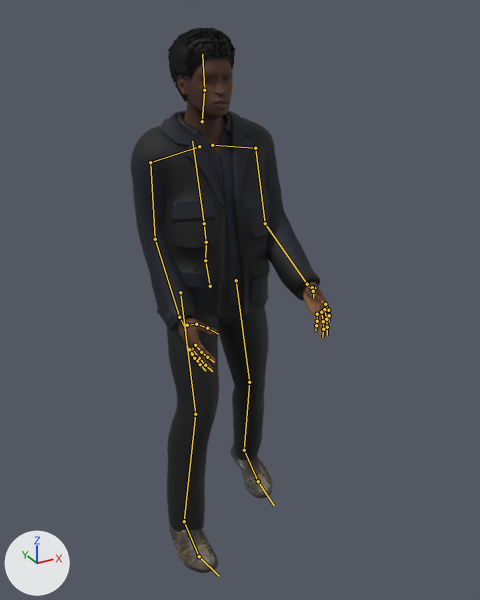
What one commit did to the glTF model public/models/npcs/newtown-producer.glb.
The view is the same before and after, from a 50 mm lens placed at (-0.948, -1.945, 1.873), pointed at (0.085, -0.067, 0.934). Arrows for +X, +Y and +Z are at lower left; the lights stay in place. The first picture is the older version. Both versions are drawn at frame 11 of the action 'walk'; the numbers are the values there. The bones that change, and the others that lie on the model, are drawn over the model as lines.

In view in the first picture: 'EyesMesh', 'HairShoesMesh', 'OutfitMesh', 'SkinMesh'.
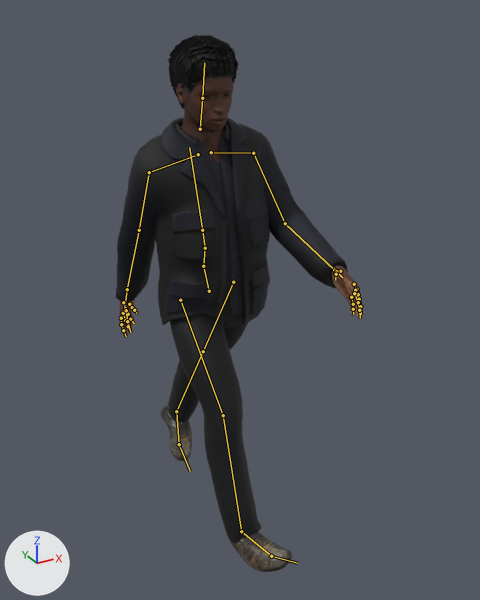
Where the change shows, as pixel boxes [x1, y1, x2, y2] in the pictures (480 x 600 px):
```json
{"object": "OutfitMesh", "change": "posed", "before": [130, 111, 320, 532], "after": [116, 118, 348, 543], "on screen": "22% wider"}
{"object": "HairShoesMesh", "change": "posed", "before": [168, 28, 272, 573], "after": [160, 35, 292, 572], "on screen": "27% wider"}
{"object": "SkinMesh", "change": "posed", "before": [176, 59, 331, 372], "after": [120, 76, 363, 338]}
{"bone": "Hips", "before": "(210, 286) to (205, 260)", "after": "(209, 291) to (203, 266)"}
{"bone": "Spine", "before": "(205, 260) to (206, 242)", "after": "(203, 266) to (205, 248)"}
{"bone": "Chest", "before": "(206, 242) to (204, 223)", "after": "(205, 248) to (202, 230)"}
{"bone": "UpperArm_L", "before": "(255, 148) to (265, 223)", "after": "(253, 153) to (285, 223)"}
{"bone": "LowerArm_L", "before": "(265, 223) to (307, 284)", "after": "(285, 223) to (334, 270)"}
{"bone": "UpperArm_R", "before": "(150, 162) to (155, 239)", "after": "(149, 172) to (139, 230)"}
{"bone": "LowerArm_R", "before": "(155, 239) to (179, 317)", "after": "(139, 230) to (127, 289)"}
{"bone": "Head", "before": "(204, 90) to (202, 54)", "after": "(202, 98) to (204, 63)"}
{"bone": "UpperLeg_L", "before": "(236, 280) to (249, 382)", "after": "(233, 282) to (203, 351)"}
{"bone": "LowerLeg_L", "before": "(249, 382) to (244, 450)", "after": "(203, 351) to (176, 411)"}
{"bone": "Foot_L", "before": "(244, 450) to (258, 481)", "after": "(176, 411) to (179, 444)"}
{"bone": "UpperLeg_R", "before": "(180, 292) to (195, 414)", "after": "(180, 300) to (223, 415)"}
{"bone": "LowerLeg_R", "before": "(195, 414) to (184, 521)", "after": "(223, 415) to (241, 531)"}
{"bone": "Foot_R", "before": "(184, 521) to (199, 556)", "after": "(241, 531) to (271, 556)"}
```

Scene script edits in JSON lines:
```json
{"block": "bone_hips", "where": "bone_hips = bpy.data.objects['Npc_newtown-producer'].pose.bones['Hips']  # child of 'Root'"}
{"op": "set", "path": "bone_hips.location", "old": "(0.0, 0.0, 0.0)", "new": "(-0.005, -0.016, -0.006)"}
{"op": "set", "path": "bone_hips.rotation_quaternion", "old": "(1.0, 0.0, -0.005, 0.004)", "new": "(0.997, 0.053, 0.015, 0.053)", "note": "degrees (0, -1, 0) -> degrees (6, 1, 6)"}
{"block": "bone_spine", "where": "bone_spine = bpy.data.objects['Npc_newtown-producer'].pose.bones['Spine']  # child of 'Hips'"}
{"op": "set", "path": "bone_spine.rotation_quaternion", "old": "(1.0, -0.009, 0.0, -0.008)", "new": "(0.998, -0.026, -0.017, -0.05)", "note": "degrees (-1, 0, -1) -> degrees (-3, -2, -6)"}
{"block": "bone_chest", "where": "bone_chest = bpy.data.objects['Npc_newtown-producer'].pose.bones['Chest']  # child of 'Spine'"}
{"op": "set", "path": "bone_chest.rotation_quaternion", "old": "(1.0, -0.013, 0.0, 0.016)", "new": "(0.999, -0.026, -0.007, 0.035)", "note": "degrees (-1, 0, 2) -> degrees (-3, -1, 4)"}
{"block": "bone_upperarm_l", "where": "bone_upperarm_l = bpy.data.objects['Npc_newtown-producer'].pose.bones['UpperArm_L']  # child of 'clavicle_l'"}
{"op": "set", "path": "bone_upperarm_l.rotation_quaternion", "old": "(0.933, 0.068, -0.025, -0.351)", "new": "(0.95, 0.198, 0.011, -0.24)", "note": "degrees (8, 0, -41) -> degrees (22, 7, -27)"}
{"block": "bone_lowerarm_l", "where": "bone_lowerarm_l = bpy.data.objects['Npc_newtown-producer'].pose.bones['LowerArm_L']  # child of 'UpperArm_L'"}
{"op": "set", "path": "bone_lowerarm_l.rotation_quaternion", "old": "(1.0, 0.0, 0.0, 0.0)", "new": "(0.999, 0.03, -0.016, -0.007)", "note": "degrees (0, 0, 0) -> degrees (4, -2, -1)"}
{"block": "bone_upperarm_r", "where": "bone_upperarm_r = bpy.data.objects['Npc_newtown-producer'].pose.bones['UpperArm_R']  # child of 'clavicle_r'"}
{"op": "set", "path": "bone_upperarm_r.rotation_quaternion", "old": "(0.933, -0.068, -0.025, 0.351)", "new": "(0.872, -0.367, 0.266, 0.185)", "note": "degrees (-8, 0, 41) -> degrees (-43, 37, 9)"}
{"block": "bone_lowerarm_r", "where": "bone_lowerarm_r = bpy.data.objects['Npc_newtown-producer'].pose.bones['LowerArm_R']  # child of 'UpperArm_R'"}
{"op": "set", "path": "bone_lowerarm_r.rotation_quaternion", "old": "(1.0, 0.0, 0.0, 0.0)", "new": "(0.944, -0.326, 0.028, 0.036)", "note": "degrees (0, 0, 0) -> degrees (-38, 4, 3)"}
{"block": "bone_head", "where": "bone_head = bpy.data.objects['Npc_newtown-producer'].pose.bones['Head']  # child of 'neck_01'"}
{"op": "set", "path": "bone_head.rotation_quaternion", "old": "(1.0, 0.003, 0.0, -0.005)", "new": "(0.995, 0.098, -0.015, -0.023)", "note": "degrees (0, 0, -1) -> degrees (11, -2, -3)"}
{"block": "bone_upperleg_l", "where": "bone_upperleg_l = bpy.data.objects['Npc_newtown-producer'].pose.bones['UpperLeg_L']  # child of 'Hips'"}
{"op": "set", "path": "bone_upperleg_l.rotation_quaternion", "old": "(-1.0, -0.009, 0.0, -0.002)", "new": "(-0.96, -0.265, 0.088, 0.034)", "note": "degrees (1, 0, 0) -> degrees (31, -9, -6)"}
{"block": "bone_lowerleg_l", "where": "bone_lowerleg_l = bpy.data.objects['Npc_newtown-producer'].pose.bones['LowerLeg_L']  # child of 'UpperLeg_L'"}
{"op": "set", "path": "bone_lowerleg_l.rotation_quaternion", "old": "(0.991, 0.134, 0.016, 0.004)", "new": "(0.998, -0.066, 0.0, 0.012)", "note": "degrees (15, 2, 1) -> degrees (-8, 0, 1)"}
{"block": "bone_foot_l", "where": "bone_foot_l = bpy.data.objects['Npc_newtown-producer'].pose.bones['Foot_L']  # child of 'LowerLeg_L'"}
{"op": "set", "path": "bone_foot_l.rotation_quaternion", "old": "(0.999, -0.038, -0.003, -0.003)", "new": "(0.979, 0.033, -0.03, 0.198)", "note": "degrees (-4, 0, 0) -> degrees (3, -4, 23)"}
{"block": "bone_upperleg_r", "where": "bone_upperleg_r = bpy.data.objects['Npc_newtown-producer'].pose.bones['UpperLeg_R']  # child of 'Hips'"}
{"op": "set", "path": "bone_upperleg_r.rotation_quaternion", "old": "(0.983, -0.165, 0.017, -0.078)", "new": "(0.934, -0.265, 0.124, -0.203)", "note": "degrees (-19, 0, -9) -> degrees (-33, 7, -27)"}
{"block": "bone_lowerleg_r", "where": "bone_lowerleg_r = bpy.data.objects['Npc_newtown-producer'].pose.bones['LowerLeg_R']  # child of 'UpperLeg_R'"}
{"op": "set", "path": "bone_lowerleg_r.rotation_quaternion", "old": "(0.985, 0.169, -0.022, -0.004)", "new": "(0.985, 0.171, 0.0, 0.032)", "note": "degrees (20, -2, -1) -> degrees (20, -1, 4)"}
{"block": "bone_foot_r", "where": "bone_foot_r = bpy.data.objects['Npc_newtown-producer'].pose.bones['Foot_R']  # child of 'LowerLeg_R'"}
{"op": "set", "path": "bone_foot_r.rotation_quaternion", "old": "(0.999, -0.049, 0.003, 0.001)", "new": "(0.975, -0.039, 0.035, -0.214)", "note": "degrees (-6, 0, 0) -> degrees (-5, 3, -25)"}
```
